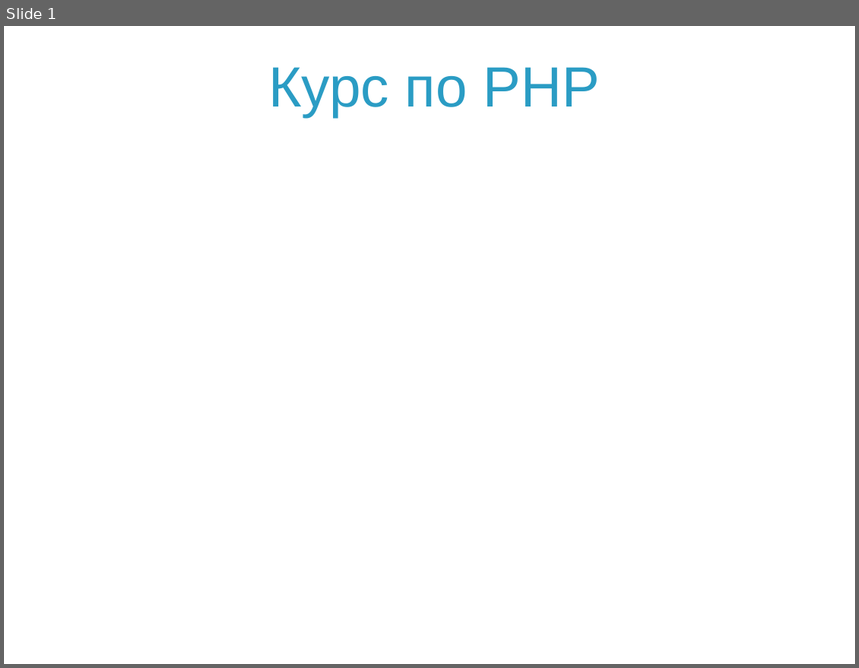
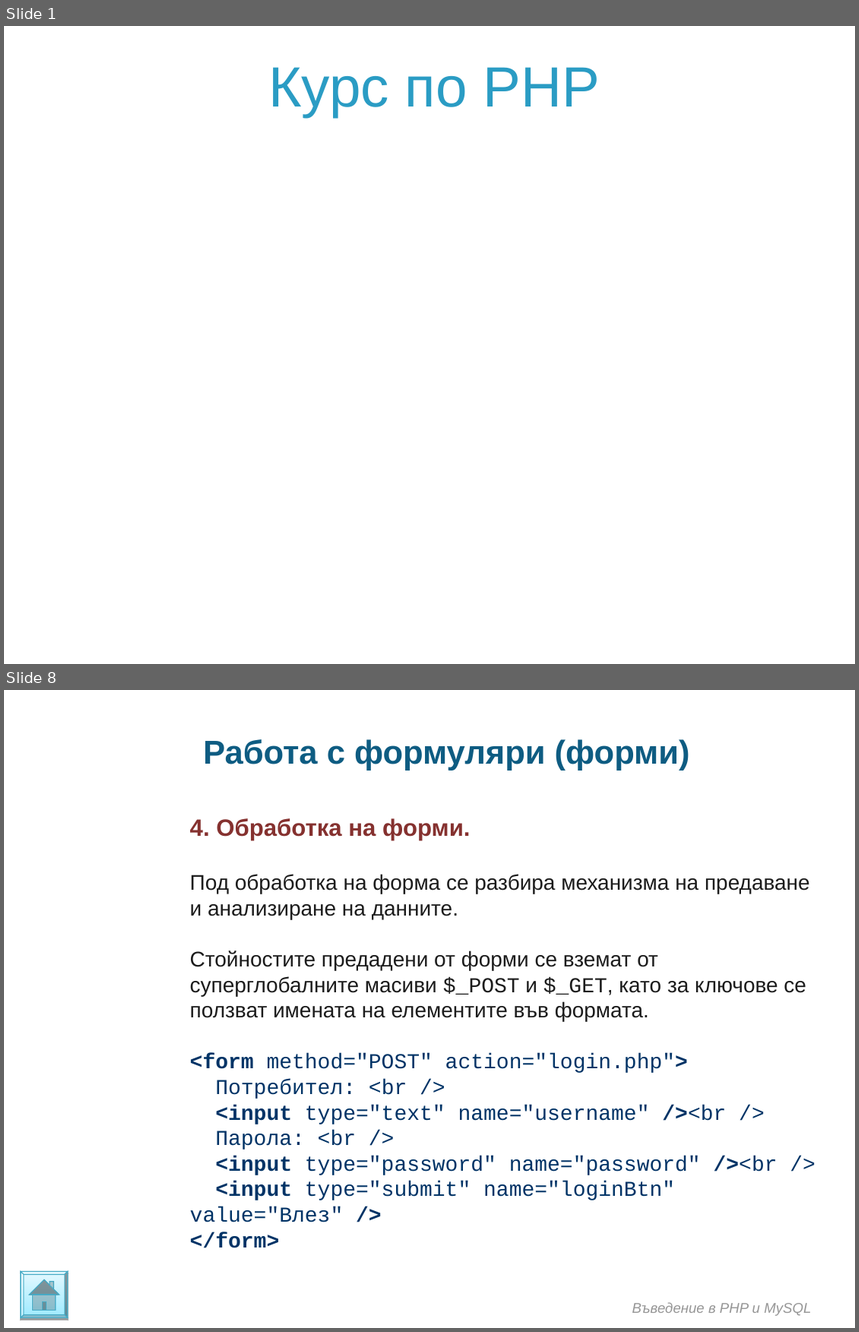
Before and after one commit to ivanstoynov/php-learning, a slide deck: Materials/PHP/Super global variables and work with formsi.ppt. Shown one above the other, each under a label of ours: slide 1 before the commit, slides 1 and 8 after it; the slides between them are not shown. The pictures are 859x668 and 859x1332 pixels, drawn with LibreOffice and Linux fonts; fonts in the diff are those of the drawing; background and template pictures are left out. Boxes give left, top, right and bottom in pixels: in the first picture for what was removed or moved away, otherwise in the second. Text is boxed around its words. In the diff, an @@ line names an element or a change of style, - is before the commit and + after.

```diff
--- a/Materials/PHP/Super global variables and work with formsi.ppt
+++ b/Materials/PHP/Super global variables and work with formsi.ppt
@@ slide 8 added at [4, 690, 855, 1328], background picture (left out) @@
@@ text added at [203, 739, 690, 771], 28 pt, text #0E5C82, bold @@
+Работа с формуляри (форми)
@@ text added at [190, 818, 810, 1249], 18 pt, text #003366 @@
+4. Обработка на форми.
+Под обработка на форма се разбира механизма на предаване и анализиране на данните.
+Стойностите предадени от форми се вземат от суперглобалните масиви $_POST и $_GET, като за ключове се ползват имената на елементите във формата.
+<form method="POST" action="login.php">
+Потребител: <br />
+<input type="text" name="username" /><br />
+Парола: <br />
+<input type="password" name="password" /><br />
+<input type="submit" name="loginBtn" value="Влез" />
+</form>
@@ freeform shape added at [21, 1272, 68, 1319], fill gradient #9EEAFF to #E4F9FF, outline #46AAC5 0.74 pt @@
@@ text added at [633, 1303, 811, 1316], 12 pt, text #969696, italic @@
+Въведение в PHP и MySQL
```
Also in this commit, not shown: 3 slides changed, 4 other slides added, 2 other files.
